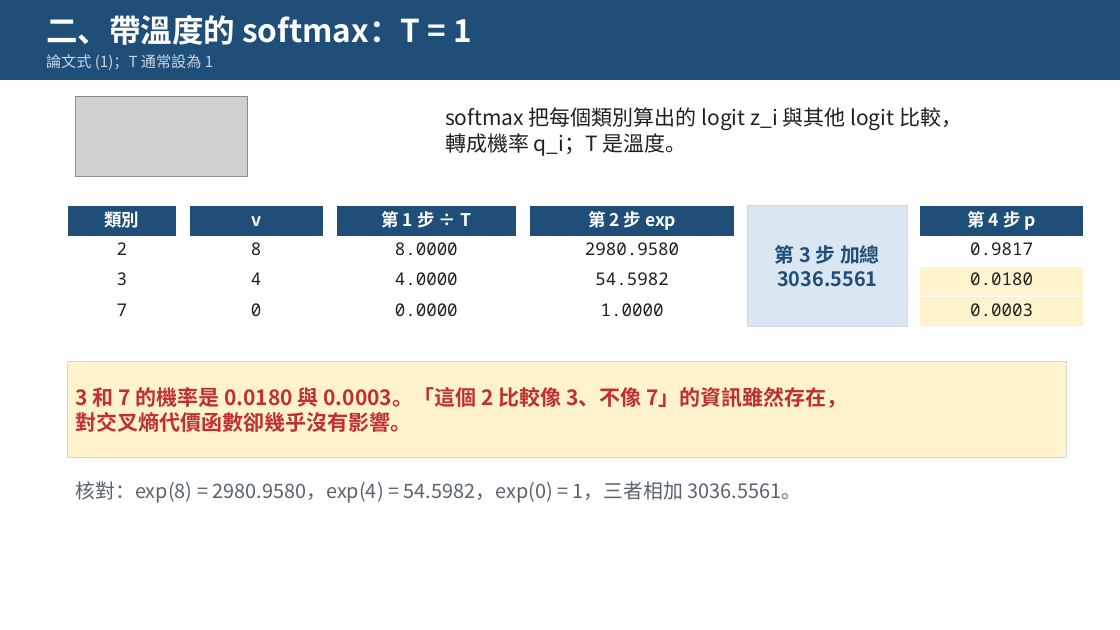
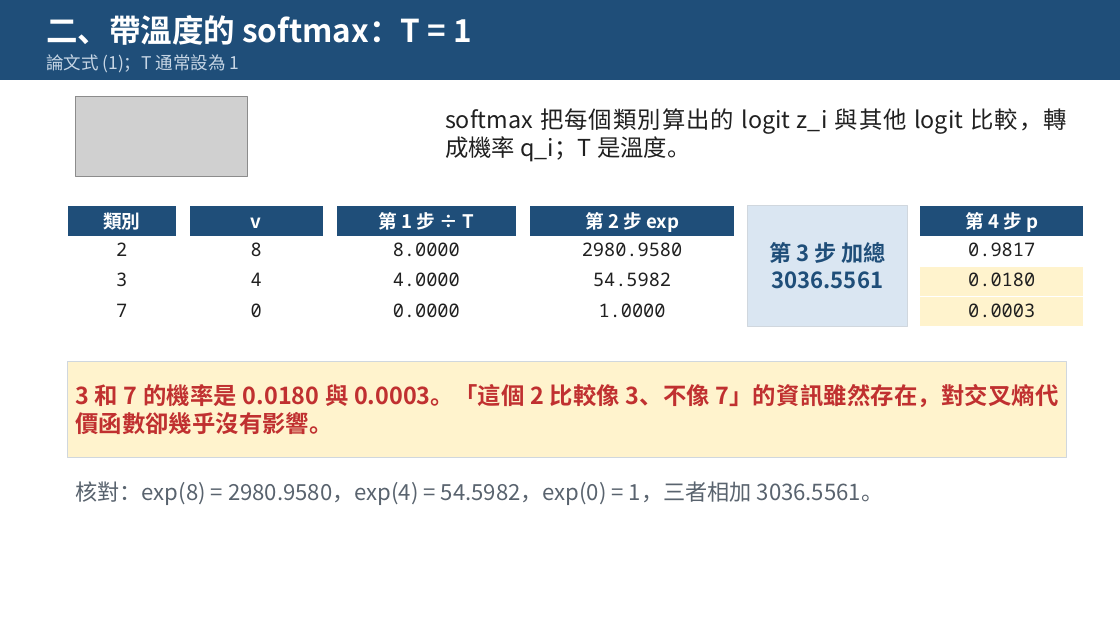
Before and after one commit to pychang-ai/115-1_DLMA, a slide deck: slide 10 of topics/knowledge-distillation/課外主題_知識蒸餾.pptx. Drawn at 1120x630 pixels with LibreOffice and Linux fonts; fonts in the diff are those of the drawing; grey boxes stand for pictures. Boxes give left, top, right and bottom in pixels: in the first picture for what was removed or moved away, otherwise in the second. Text is boxed around its words. In the diff, an @@ line names an element or a change of style, - is before the commit and + after.

```diff
--- a/topics/knowledge-distillation/課外主題_知識蒸餾.pptx
+++ b/topics/knowledge-distillation/課外主題_知識蒸餾.pptx
@@ text "論文式 (1)；T 通常設為 1" at [46,54,240,72]: size 13 to 15 pt @@
@@ text at [445,108,1067,162]: text changed; size 18 to 20 pt @@
-softmax 把每個類別算出的 logit z_i 與其他 logit 比較，
-轉成機率 q_i；T 是溫度。
+softmax 把每個類別算出的 logit z_i 與其他 logit 比較，轉成機率 q_i；T 是溫度。
@@ table at [67,206,176,327] @@
@@ size 15 to 16 pt @@
@@ table at [189,206,323,327] @@
@@ size 15 to 16 pt @@
@@ table at [336,206,517,327] @@
@@ size 15 to 16 pt @@
@@ table at [529,206,735,327] @@
@@ size 15 to 16 pt @@
@@ rectangle "第 3 步 加總" at [748,206,907,327]: size 17 to 19 pt @@
@@ table at [920,206,1084,327] @@
@@ size 15 to 16 pt @@
@@ text in rectangle at [75,384,1059,434]: text changed; size 18 to 20 pt @@
-3 和 7 的機率是 0.0180 與 0.0003。「這個 2 比較像 3、不像 7」的資訊雖然存在，
-對交叉熵代價函數卻幾乎沒有影響。
+3 和 7 的機率是 0.0180 與 0.0003。「這個 2 比較像 3、不像 7」的資訊雖然存在，對交叉熵代價函數卻幾乎沒有影響。
@@ text "核對：exp(8) = 2980.9580，exp(4) = 54.5982，exp(0) ..." at [75,481,884,505]: size 17 to 19 pt @@
```
Also in this commit, not shown: 22 other slides changed, 7 other files.
